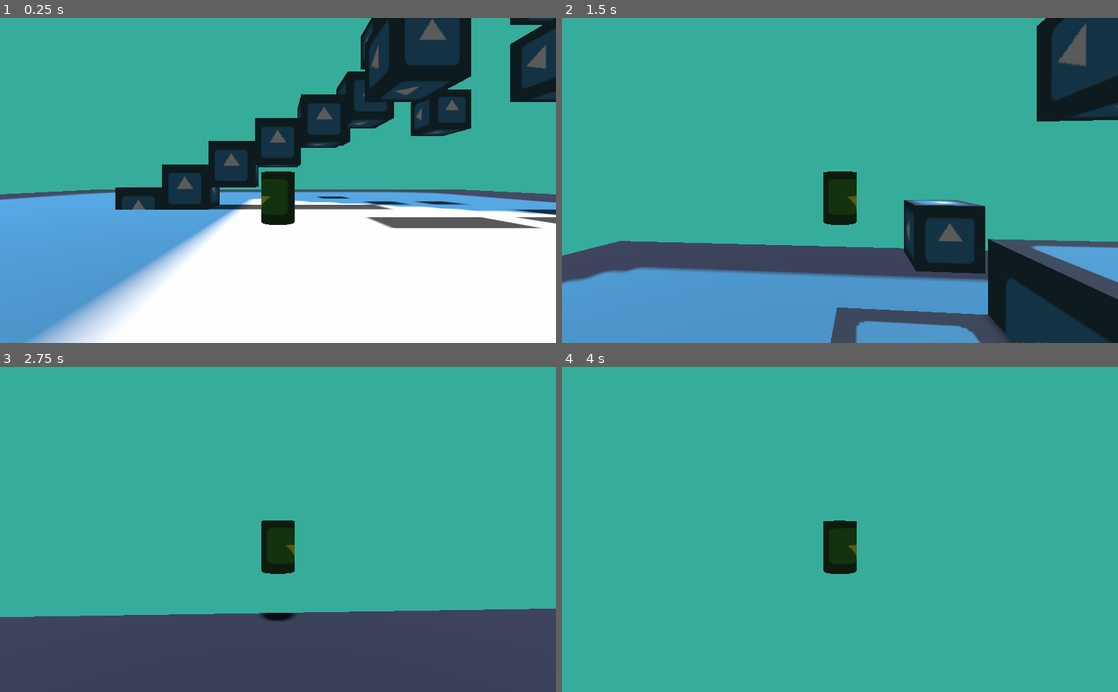
Above: before the commit, frames 1-4 (two rows, left to right).
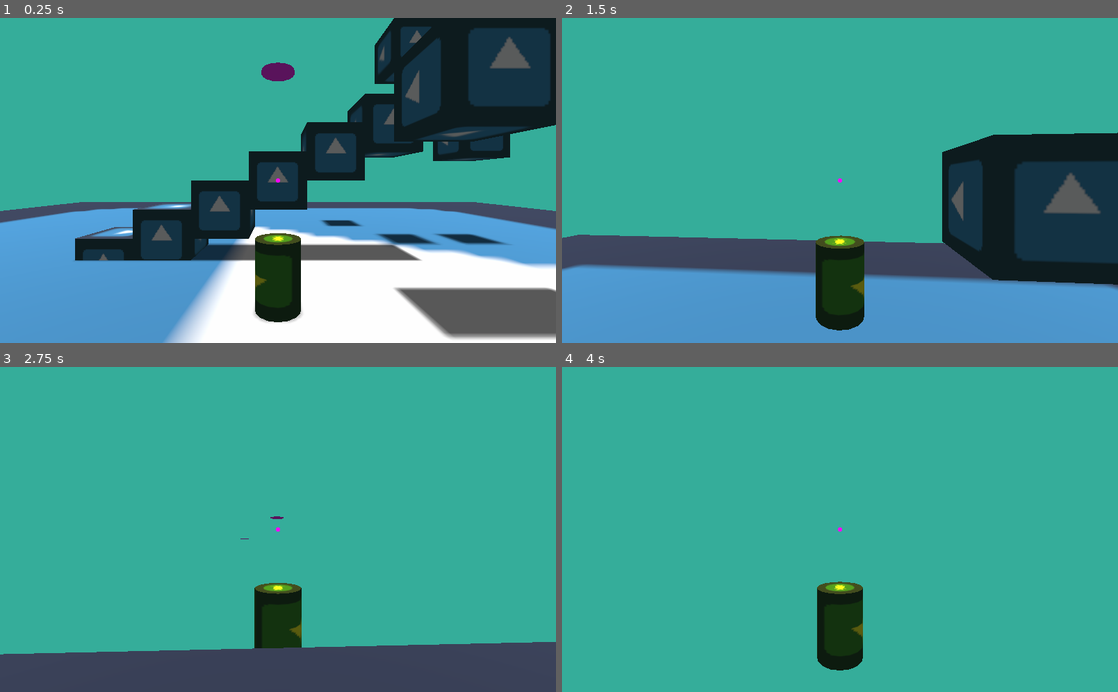
Above: after the commit, the same moments.

Repository: CaptainCronch/pix-and-bit
Game: Godot game, scene res://scenes/test.tscn
Same seed, same stepped clock (60 frames per second), same inputs: the game is played once before the commit and once after it. The engine's default icon, where the game draws it, is replaced by a stand-in: a white triangle on a blue panel in a dark square.
Inputs (mouse positions are in pixels of both pictures, inside the frame that each line leads up to):
- Up to frame 1 (0.25 s): no input
- Up to frame 2 (1.5 s): move the mouse to (867, 180) at 0.52 s; hold Space (jump) 0.53-1.28 s; hold W (forward) from 0.53 s (still down); click (867, 180) at 0.6 s; move the mouse to (812, 180) at 1.27 s; tap Space (jump) at 1.35 s
- Up to frame 3 (2.75 s): keep holding W (forward); tap Space (jump) at 1.52, 1.82 s; click (250, 529) at 1.55 s; move the mouse to (289, 523) at 2.02 s; hold Space (jump) from 2.03 s (still down); click (289, 523) at 2.1 s
- Up to frame 4 (4 s): keep holding W (forward); move the mouse to (834, 536) at 2.77 s; release Space (jump) at 2.78 s; tap Mouse wheel down (zoom_in) at 2.85 s; tap Space (jump) at 3.02, 3.32 s; click (834, 536) at 3.05 s; tap Enter at 3.5 s; move the mouse to (878, 532) at 3.52 s; hold Space (jump) from 3.53 s (still down); tap Mouse wheel up (zoom_out) at 3.6 s

The runs differ from the first frame. In frame 1, 46% of the frame differs, in the area x 0-100%, y 0-100%; in frame 2, 29%; in frame 3, 13%; in frame 4, 3.1%.

Commit message:
started frisbee

Diff:
--- a/player/spring_arm.gd
+++ b/player/camera/spring_arm.gd
@@ -2,9 +2,13 @@
 
 export var mouse_sensitivity = 0.1
 export var zoom_sensitivity = 1
-export var min_zoom = 2
-export var max_zoom = 10
+export var min_zoom = 3
+export var max_zoom = 7
 
+export var max_offset := 3.5
+export var min_offset := 2
+
+onready var player = $".."
 
 
 func _ready():
@@ -27,4 +31,9 @@
 	if Input.is_action_just_released("zoom_in"): zoom_dir += 1
 	if Input.is_action_just_released("zoom_out"): zoom_dir -= 1
 
-	spring_length = clamp(spring_length + (zoom_dir * zoom_sensitivity), min_zoom, max_zoom)
+	spring_length = clamp(spring_length + (zoom_dir * zoom_sensitivity),
+			min_zoom, max_zoom)
+
+	# the camera offset is always proportional to the zoom
+	player.camera_offset.y = lerp(min_offset, max_offset,
+			inverse_lerp(min_zoom, max_zoom, spring_length))
--- a/player/player.gd
+++ b/player/player/player.gd
@@ -11,7 +11,7 @@
 
 export var base_acceleration := 0.1
 export var base_friction := 0.3
-export var air_acceleration := 0.05
+export var air_acceleration := 0.1
 export var air_friction := 0.1
 export var turn_acceleration := 0.1
 
@@ -21,6 +21,11 @@
 
 export var base_health := 5
 
+export var camera_offset := Vector3.ZERO
+export var camera_frisbee_max := Vector3(0, 0, -20)
+export var camera_frisbee_min := Vector3(0, 0, -2)
+
+
 var _velocity := Vector3.ZERO
 var _snap_vector := snap_distance
 var _move_dir := Vector3.ZERO
@@ -29,22 +34,35 @@
 var _acceleration := base_acceleration
 var _friction := base_friction
 var _health := base_health
+var _frisbee_limit_direction := Vector3.ZERO
 
 onready var _spring_arm : SpringArm = $CameraHolder
+onready var _camera : Camera = $CameraHolder/Camera
 onready var _model : CSGCylinder = $Model
 onready var _buffer_timer : Timer = $JumpBuffer
 onready var _coyote_timer : Timer = $CoyoteTime
+onready var _head : Position3D = $Head
+onready var _frisbee_ray : RayCast = $CameraHolder/Camera/RayCast
+onready var _end : Position3D = $CameraHolder/Camera/RayCast/End
+onready var _start : Position3D = $CameraHolder/Camera/RayCast/Start
+
+var frisbee := preload("res://player/player/weapons/frisbee/frisbee.tscn")
 
 
 func _ready():
-	pass
+	_frisbee_ray.cast_to = camera_frisbee_max
+	_end.translation = camera_frisbee_max
+	_start.translation = camera_frisbee_min
 
 
 func _process(delta):
-	_spring_arm.translation = translation + Vector3(0, 1.25, 0)
+	_spring_arm.translation = translation + camera_offset
+
+	_frisbee_limit_direction = _head.global_translation.direction_to(
+			_end.global_translation)
 
 	if Input.is_action_just_pressed("menu"):
-		get_tree().quit()
+		get_tree().quit() # temporary
 
 
 func _physics_process(delta):
@@ -61,25 +79,49 @@
 	_move_dir.z = Input.get_action_strength("back") - Input.get_action_strength("forward")
 	_move_dir = _move_dir.rotated(Vector3.UP, _spring_arm.rotation.y).normalized()
 
+	if Input.is_action_just_pressed("action"):
+		shoot_frisbee()
+
+
+func shoot_frisbee():
+	var new_frisbee = frisbee.instance()
+
+	get_tree().get_root().get_child(
+			get_tree().get_root().get_child_count() - 1
+			).add_child(new_frisbee) # always add child to the last child of the root node
+
+	new_frisbee.global_translation = _head.global_translation
+
+	var shoot_direction := _frisbee_limit_direction # if too far pretend only max away
+	if _frisbee_ray.is_colliding():
+		if _head.global_translation.distance_to(_frisbee_ray.get_collision_point()) >= (camera_frisbee_min.z):
+			shoot_direction = _head.global_translation.direction_to(
+					_frisbee_ray.get_collision_point()) # aim towards where crosshair hits surface
+		else:
+			shoot_direction = _head.global_translation.direction_to(
+					_start.global_translation) # if too close pretend only min away
+
+	new_frisbee.linear_velocity = Vector3(_velocity.x / 3, 0, _velocity.z / 3)
+	new_frisbee.apply_central_impulse(shoot_direction * new_frisbee.speed)
+
 
 func jumping(delta):
-
 	if _velocity.y >= hold_range: _gravity = base_gravity
 	elif _velocity.y <= -hold_range: _gravity = fall_gravity
-	else: _gravity = hold_gravity
+	else: _gravity = hold_gravity # dfferent gravities applied based on y velocity
 
-	_velocity.y -= _gravity * delta
-	_velocity.y = max(_velocity.y, max_fall_speed)
+	_velocity.y -= _gravity * delta # gravity
+	_velocity.y = max(_velocity.y, max_fall_speed) # max fall speed
 
 	_grounded = is_on_floor()
 
 	if _grounded:
-		_coyote_timer.start(coyote_time)
+		_coyote_timer.start(coyote_time) # starts letting you jump
 
-	var touched_ground = _grounded and _snap_vector == Vector3.ZERO
+	var touched_ground = _grounded and _snap_vector == Vector3.ZERO # resets to ground mode
 
 	if Input.is_action_just_pressed("jump"):
-		_buffer_timer.start(buffer_time)
+		_buffer_timer.start(buffer_time) # waits until you touch the ground to jump
 
 	if not _coyote_timer.is_stopped() and not _buffer_timer.is_stopped():
 		_velocity.y = jump_force
@@ -91,7 +133,7 @@
 		_snap_vector = snap_distance
 
 	if not Input.is_action_pressed("jump") and _velocity.y > jump_force * 0.5:
-		_velocity.y = jump_force * 0.5
+		_velocity.y = jump_force * 0.5 # jump cut when you let go of jump
 
 
 func apply_movement():
--- a/player/player.tscn
+++ b/player/player/player.tscn
@@ -1,11 +1,15 @@
-[gd_scene load_steps=7 format=2]
+[gd_scene load_steps=9 format=2]
 
-[ext_resource path="res://player/player.gd" type="Script" id=1]
-[ext_resource path="res://player/spring_arm.gd" type="Script" id=2]
+[ext_resource path="res://player/player/player.gd" type="Script" id=1]
+[ext_resource path="res://player/camera/spring_arm.gd" type="Script" id=2]
 [ext_resource path="res://icon.png" type="Texture" id=3]
+[ext_resource path="res://player/camera/crosshair-dot.png" type="Texture" id=4]
 
 [sub_resource type="CylinderShape" id=3]
 height = 1.5
+radius = 0.5
+
+[sub_resource type="SphereShape" id=4]
 radius = 0.5
 
 [sub_resource type="SpatialMaterial" id=2]
@@ -22,19 +26,51 @@
 __meta__ = {
 "_edit_group_": true
 }
+camera_offset = Vector3( 0, 2.5, 0 )
+
+[node name="Head" type="Position3D" parent="."]
+transform = Transform( 1, 0, 0, 0, 1, 0, 0, 0, 1, 0, 1, 0 )
 
 [node name="Collider" type="CollisionShape" parent="."]
 transform = Transform( 1, 0, 0, 0, 1, 0, 0, 0, 1, 0, 0.75, 0 )
 shape = SubResource( 3 )
 
 [node name="CameraHolder" type="SpringArm" parent="."]
-transform = Transform( 1, 0, 0, 0, 1, 0, 0, 0, 1, 0, 1.25, 0 )
-spring_length = 7.0
+transform = Transform( 1, 0, 0, 0, 1, 0, 0, 0, 1, 0, 2.5, 0 )
+shape = SubResource( 4 )
+spring_length = 5.0
 margin = 0.2
 script = ExtResource( 2 )
 
 [node name="Camera" type="Camera" parent="CameraHolder"]
 current = true
+
+[node name="CenterContainer" type="CenterContainer" parent="CameraHolder/Camera"]
+anchor_right = 1.0
+anchor_bottom = 1.0
+
+[node name="TextureRect" type="TextureRect" parent="CameraHolder/Camera/CenterContainer"]
+modulate = Color( 1, 0, 1, 1 )
+margin_left = 512.0
+margin_top = 300.0
+margin_right = 512.0
+margin_bottom = 300.0
+texture = ExtResource( 4 )
+expand = true
+stretch_mode = 4
+
+[node name="RayCast" type="RayCast" parent="CameraHolder/Camera"]
+enabled = true
+cast_to = Vector3( 0, 0, -10 )
+collision_mask = 9
+collide_with_areas = true
+debug_shape_thickness = 5
+
+[node name="Start" type="Position3D" parent="CameraHolder/Camera/RayCast"]
+transform = Transform( 1, 0, 0, 0, 1, 0, 0, 0, 1, 0, 0, -2 )
+
+[node name="End" type="Position3D" parent="CameraHolder/Camera/RayCast"]
+transform = Transform( 1, 0, 0, 0, 1, 0, 0, 0, 1, 0, 0, -10 )
 
 [node name="Model" type="CSGCylinder" parent="."]
 transform = Transform( 1, 0, 0, 0, 1, 0, 0, 0, 1, 0, 0.75, 0 )
--- /dev/null
+++ b/player/player/weapons/frisbee/frisbee.gd
@@ -0,0 +1,31 @@
+extends RigidBody
+
+export var speed := 15
+export var damage := 1
+export var disable_speed := 3
+
+var _active := true
+
+
+func _ready():
+	pass
+
+
+func _physics_process(delta):
+	if Vector2(linear_velocity.x, linear_velocity.z).length() <= disable_speed:
+		$Collider.disabled = true
+		$InactiveCollider.disabled = false
+		$Damage.monitorable = false
+		$Damage.monitoring = false
+		axis_lock_angular_x = false
+		axis_lock_angular_z = false
+		axis_lock_angular_y = false
+
+
+func _on_body_entered(body):
+	if Vector2(linear_velocity.x, linear_velocity.z).length() <= disable_speed:
+		$SelfDestruct.start($SelfDestruct.time_left / 2)
+
+
+func _on_self_destruct_timeout():
+	queue_free()
--- /dev/null
+++ b/player/player/weapons/frisbee/frisbee.tscn
@@ -0,0 +1,58 @@
+[gd_scene load_steps=6 format=2]
+
+[ext_resource path="res://player/player/weapons/frisbee/frisbee.gd" type="Script" id=1]
+
+[sub_resource type="SphereShape" id=3]
+radius = 0.3
+
+[sub_resource type="CylinderShape" id=5]
+height = 0.1
+radius = 0.5
+
+[sub_resource type="SpatialMaterial" id=2]
+albedo_color = Color( 1, 0, 1, 1 )
+
+[sub_resource type="SphereShape" id=4]
+radius = 0.6
+
+[node name="Frisbee" type="RigidBody"]
+collision_layer = 4
+collision_mask = 21
+mass = 0.5
+continuous_cd = true
+contacts_reported = 3
+contact_monitor = true
+can_sleep = false
+axis_lock_angular_x = true
+axis_lock_angular_y = true
+axis_lock_angular_z = true
+script = ExtResource( 1 )
+
+[node name="Collider" type="CollisionShape" parent="."]
+shape = SubResource( 3 )
+
+[node name="InactiveCollider" type="CollisionShape" parent="."]
+shape = SubResource( 5 )
+disabled = true
+
+[node name="CSGCylinder" type="CSGCylinder" parent="."]
+radius = 0.5
+height = 0.1
+sides = 16
+material = SubResource( 2 )
+
+[node name="Damage" type="Area" parent="."]
+collision_layer = 4
+collision_mask = 8
+
+[node name="Collider" type="CollisionShape" parent="Damage"]
+visible = false
+shape = SubResource( 4 )
+
+[node name="SelfDestruct" type="Timer" parent="."]
+wait_time = 10.0
+one_shot = true
+autostart = true
+
+[connection signal="body_entered" from="." to="." method="_on_body_entered"]
+[connection signal="timeout" from="SelfDestruct" to="." method="_on_self_destruct_timeout"]
--- a/scenes/test.tscn
+++ b/scenes/test.tscn
@@ -1,9 +1,10 @@
-[gd_scene load_steps=7 format=2]
+[gd_scene load_steps=8 format=2]
 
-[ext_resource path="res://player/player.tscn" type="PackedScene" id=1]
+[ext_resource path="res://player/player/player.tscn" type="PackedScene" id=1]
 [ext_resource path="res://icon.png" type="Texture" id=2]
 [ext_resource path="res://default_env.tres" type="Environment" id=3]
 [ext_resource path="res://enemy/enemy.tscn" type="PackedScene" id=4]
+[ext_resource path="res://player/player/weapons/frisbee/frisbee.tscn" type="PackedScene" id=5]
 
 [sub_resource type="SpatialMaterial" id=1]
 albedo_texture = ExtResource( 2 )
@@ -22,23 +23,12 @@
 shadow_enabled = true
 
 [node name="Player" parent="." instance=ExtResource( 1 )]
-move_speed = 13.0
-jump_force = 26.0
-fall_gravity = 80.0
-hold_gravity = 70.0
-hold_range = 10.0
-max_fall_speed = -75.0
-air_acceleration = 0.05
-air_friction = 0.1
-turn_acceleration = 0.1
-buffer_time = 0.1
-coyote_time = 0.2
-snap_distance = Vector3( 0, 0.2, 0 )
 
 [node name="Ground" type="CSGBox" parent="."]
+transform = Transform( 1, 0, 0, 0, 1, 0, 0, 0, 1, 0, -0.5, 0 )
 use_collision = true
 width = 50.0
-height = 0.1
+height = 0.5
 depth = 50.0
 material = SubResource( 1 )
 
@@ -104,3 +94,6 @@
 
 [node name="Enemy" parent="." instance=ExtResource( 4 )]
 transform = Transform( 1, 0, 0, 0, 1, 0, 0, 0, 1, 7, 0, 6 )
+
+[node name="Frisbee" parent="." instance=ExtResource( 5 )]
+transform = Transform( 1, 0, 0, 0, 1, 0, 0, 0, 1, 0, 6, -2 )
Binary file added: player/camera/crosshair-circle-big.png
Not shown, added: player/camera/crosshair-circle-big.png.import
Binary file added: player/camera/crosshair-circle.png
Not shown, added: player/camera/crosshair-circle.png.import
Binary file added: player/camera/crosshair-corners.png
Not shown, added: player/camera/crosshair-corners.png.import
Binary file added: player/camera/crosshair-cross-bottom.png
Not shown, added: player/camera/crosshair-cross-bottom.png.import
Binary file added: player/camera/crosshair-cross-gap.png
Not shown, added: player/camera/crosshair-cross-gap.png.import
Binary file added: player/camera/crosshair-cross.png
Not shown, added: player/camera/crosshair-cross.png.import
(and 10 more such lines)
